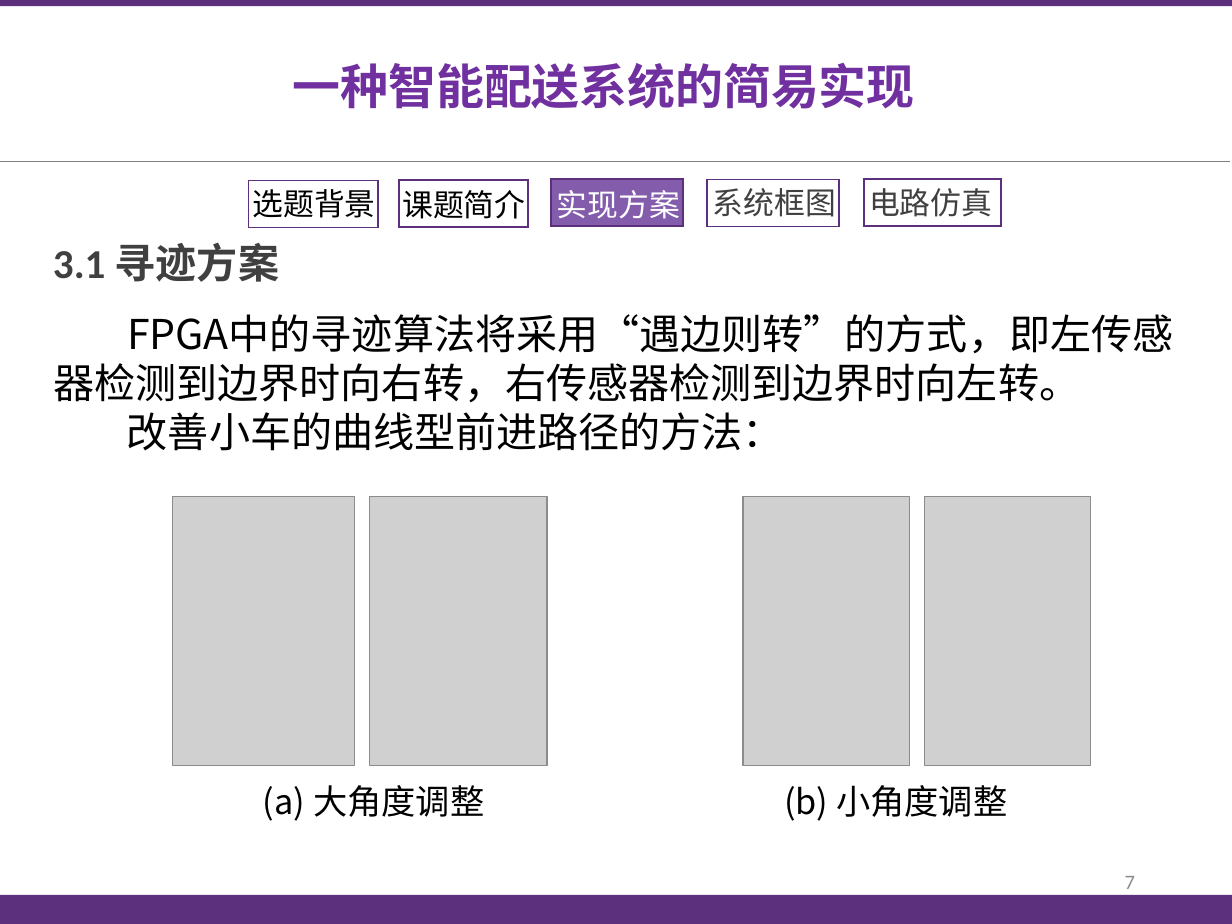
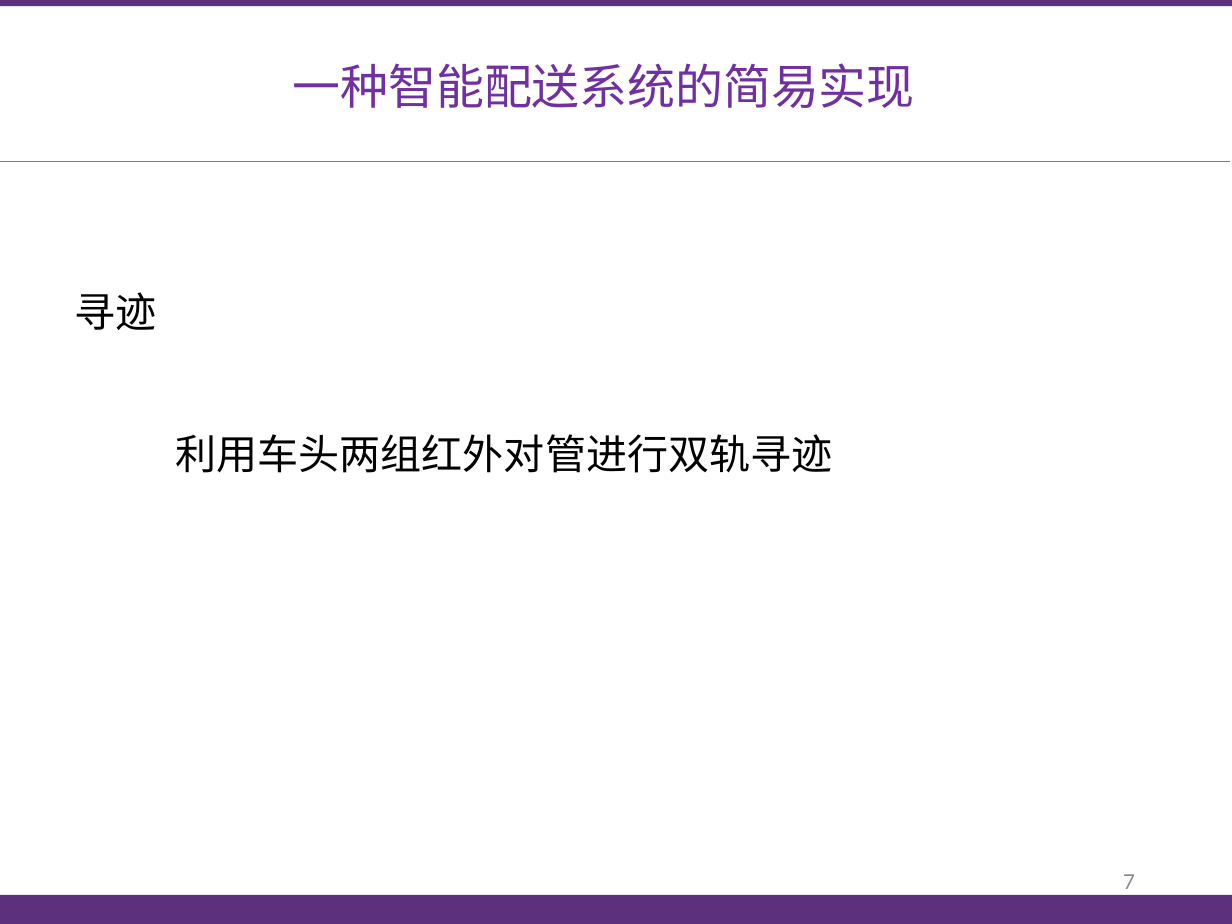
Before and after one commit to jameswhqi/summer-electronics, a slide deck: slide 8 of final_report/答辩_祁文浩_康梓峰.pptx (slide 7 before the commit). Drawn at 1232x924 pixels with LibreOffice and Linux fonts; fonts in the diff are those of the drawing; grey boxes stand for pictures. Boxes give left, top, right and bottom in pixels: in the first picture for what was removed or moved away, otherwise in the second. Text is boxed around its words. In the diff, an @@ line names an element or a change of style, - is before the commit and + after.

Commit message:
edit final presentation

```diff
--- a/final_report/答辩_祁文浩_康梓峰.pptx
+++ b/final_report/答辩_祁文浩_康梓峰.pptx
@@ text "一种智能配送系统的简易实现" at (293, 63, 915, 108): font Noto Sans CJK SC to Roboto, bold off @@
@@ rectangle removed at (551, 179, 683, 225) @@
@@ rectangle removed at (864, 179, 1000, 225) @@
@@ rectangle removed at (249, 180, 378, 227) @@
@@ text removed at (253, 189, 376, 218) @@
-选题背景
@@ rectangle removed at (399, 180, 529, 227) @@
@@ text removed at (402, 190, 525, 219) @@
-课题简介
@@ text removed at (557, 190, 680, 219) @@
-实现方案
@@ rectangle removed at (707, 180, 839, 227) @@
@@ text removed at (713, 188, 836, 217) @@
-系统框图
@@ text removed at (869, 188, 992, 217) @@
-电路仿真
@@ text at (74, 292, 156, 330): text changed; font Calibri to Roboto; text colour #404040 to #000000; bold off @@
-3.1 寻迹方案
+寻迹
@@ text at (175, 434, 832, 473): text changed; font Noto Sans CJK SC to Lato @@
-FPGA中的寻迹算法将采用“遇边则转”的方式，即左传感器检测到边界时向右转，右传感器检测到边界时向左转。
-改善小车的曲线型前进路径的方法：
+利用车头两组红外对管进行双轨寻迹
@@ group removed at (172, 496, 1090, 821): 4 pictures, 1 text @@
-(a) 大角度调整 (b) 小角度调整
@@ text "7" at (1123, 874, 1135, 889): font Calibri to Lato @@
```
Also in this commit, not shown: 7 other slides changed, 14 slides added, 11 slides removed, 6 other files.
